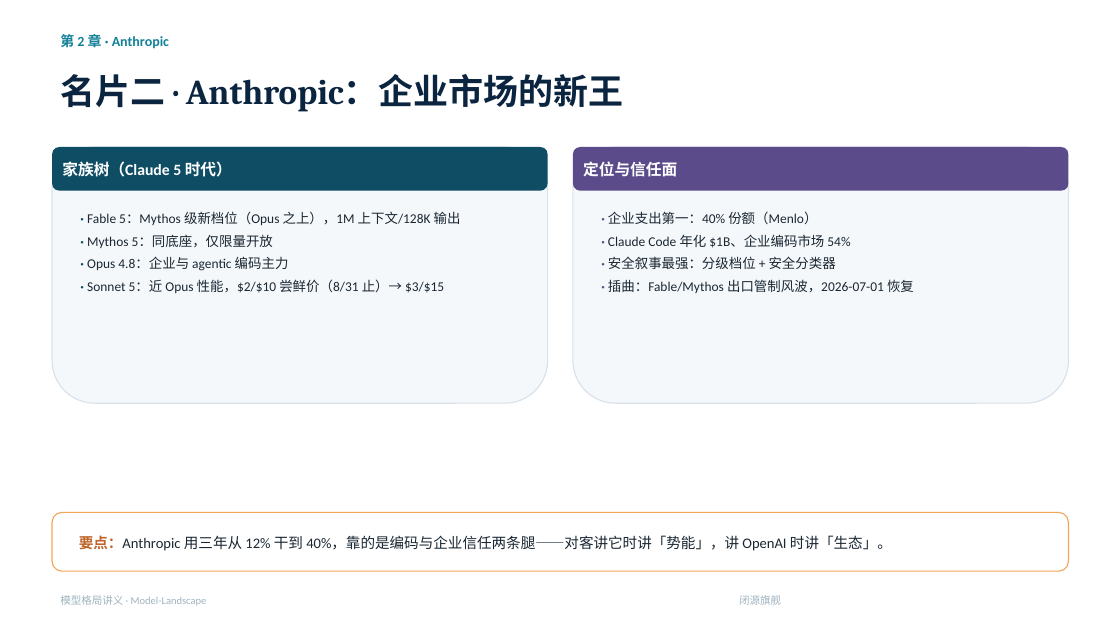
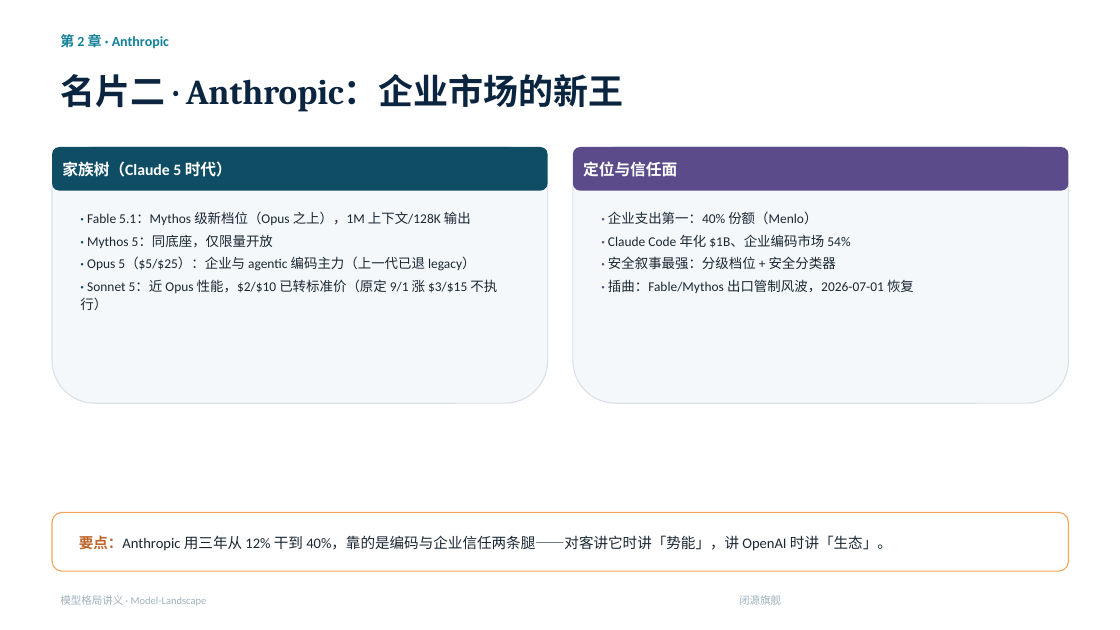
Before and after one commit to jasonlijiaxiang/ai-knowledge-base, a slide deck: slide 14 of PPT-version/Model-Landscape/Model-Landscape-讲义.pptx. Drawn at 1120x630 pixels with LibreOffice and Linux fonts; fonts in the diff are those of the drawing. Boxes give left, top, right and bottom in pixels: in the first picture for what was removed or moved away, otherwise in the second. Text is boxed around its words. In the diff, an @@ line names an element or a change of style, - is before the commit and + after.

```diff
--- a/PPT-version/Model-Landscape/Model-Landscape-讲义.pptx
+++ b/PPT-version/Model-Landscape/Model-Landscape-讲义.pptx
@@ text at box(87, 211, 471, 225): text changed @@
-· Fable 5：Mythos 级新档位（Opus 之上），1M 上下文/128K 输出
+· Fable 5.1：Mythos 级新档位（Opus 之上），1M 上下文/128K 输出
@@ text at box(80, 256, 497, 310): text changed @@
-· Opus 4.8：企业与 agentic 编码主力
-· Sonnet 5：近 Opus 性能，$2/$10 尝鲜价（8/31 止）→ $3/$15
+· Opus 5（$5/$25）：企业与 agentic 编码主力（上一代已退 legacy）
+· Sonnet 5：近 Opus 性能，$2/$10 已转标准价（原定 9/1 涨 $3/$15 不执行）
```
Also in this commit, not shown: 23 other slides changed, 55 other files.
